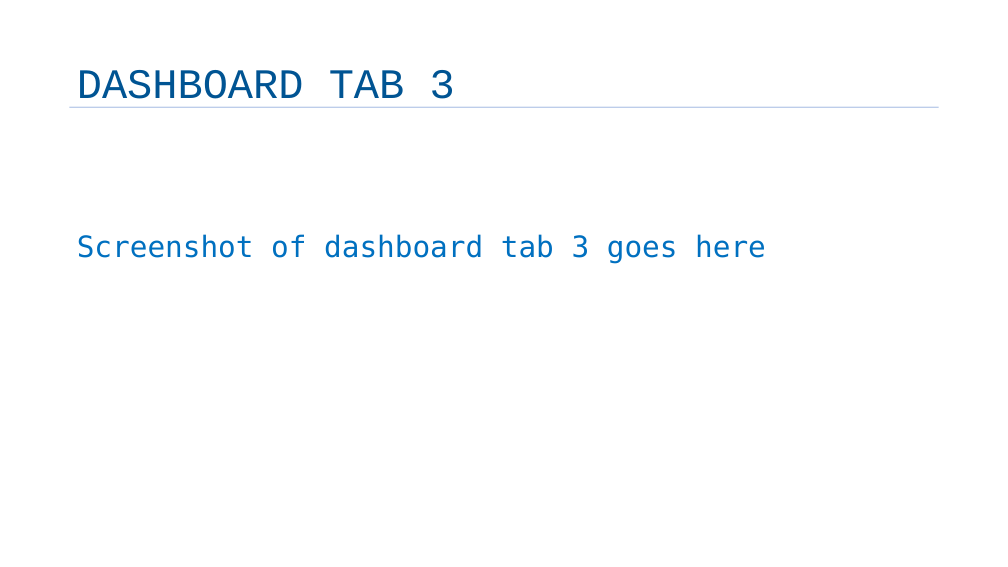
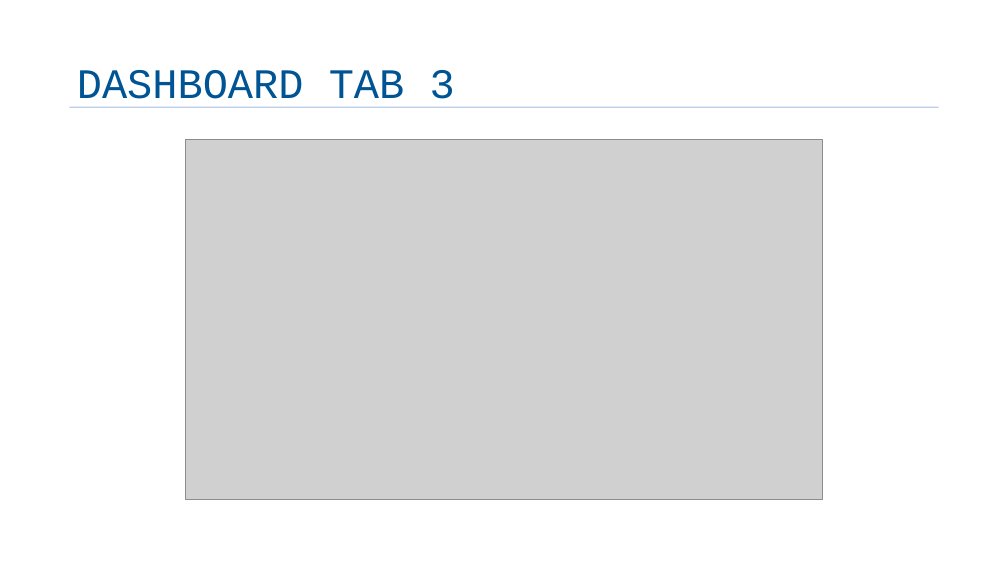
Before and after one commit to Longorrii/IBM-Data-Analyst-Professional-Certificate, a slide deck: slide 14 of Course 09 - IBM Data Analyst Capstone Project/Week6/Final-capstone-story-template.pptx. Drawn at 1008x567 pixels with LibreOffice and Linux fonts; fonts in the diff are those of the drawing; grey boxes stand for pictures; background and template pictures are left out. Boxes give left, top, right and bottom in pixels: in the first picture for what was removed or moved away, otherwise in the second. Text is boxed around its words. In the diff, an @@ line names an element or a change of style, - is before the commit and + after.

```diff
--- a/Course 09 - IBM Data Analyst Capstone Project/Week6/Final-capstone-story-template.pptx
+++ b/Course 09 - IBM Data Analyst Capstone Project/Week6/Final-capstone-story-template.pptx
@@ picture added at (185, 140, 823, 500) @@
@@ text removed at (77, 234, 766, 263) @@
-Screenshot of dashboard tab 3 goes here
```
Also in this commit, not shown: 17 other slides changed, 33 other files.
